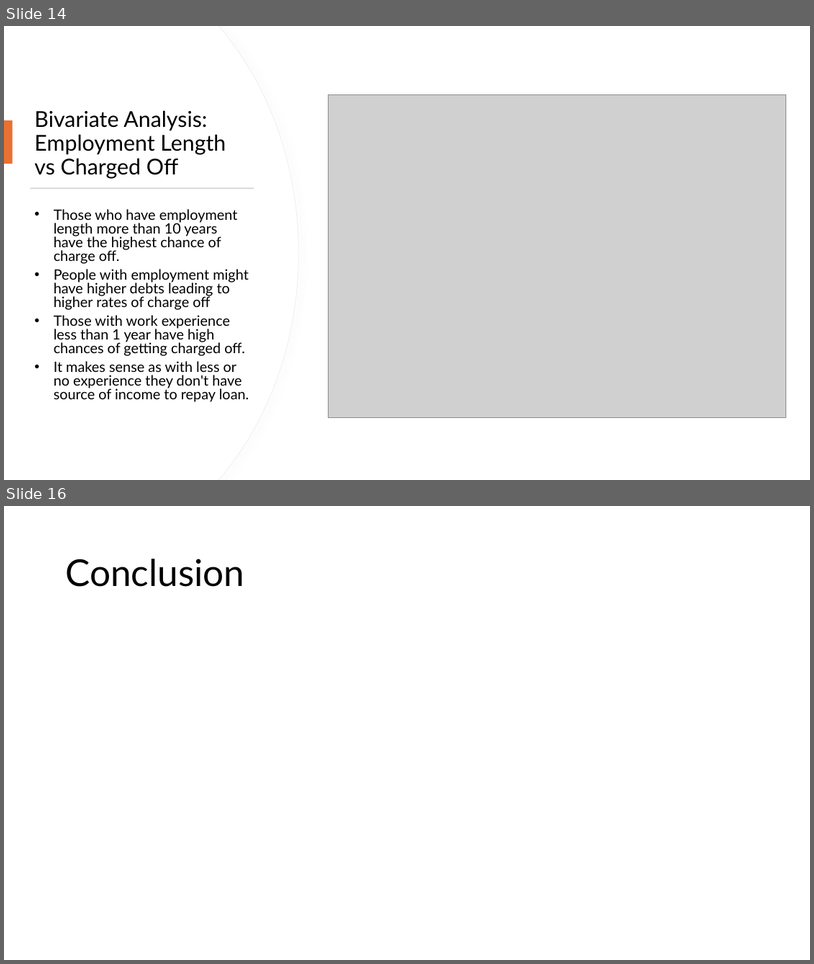
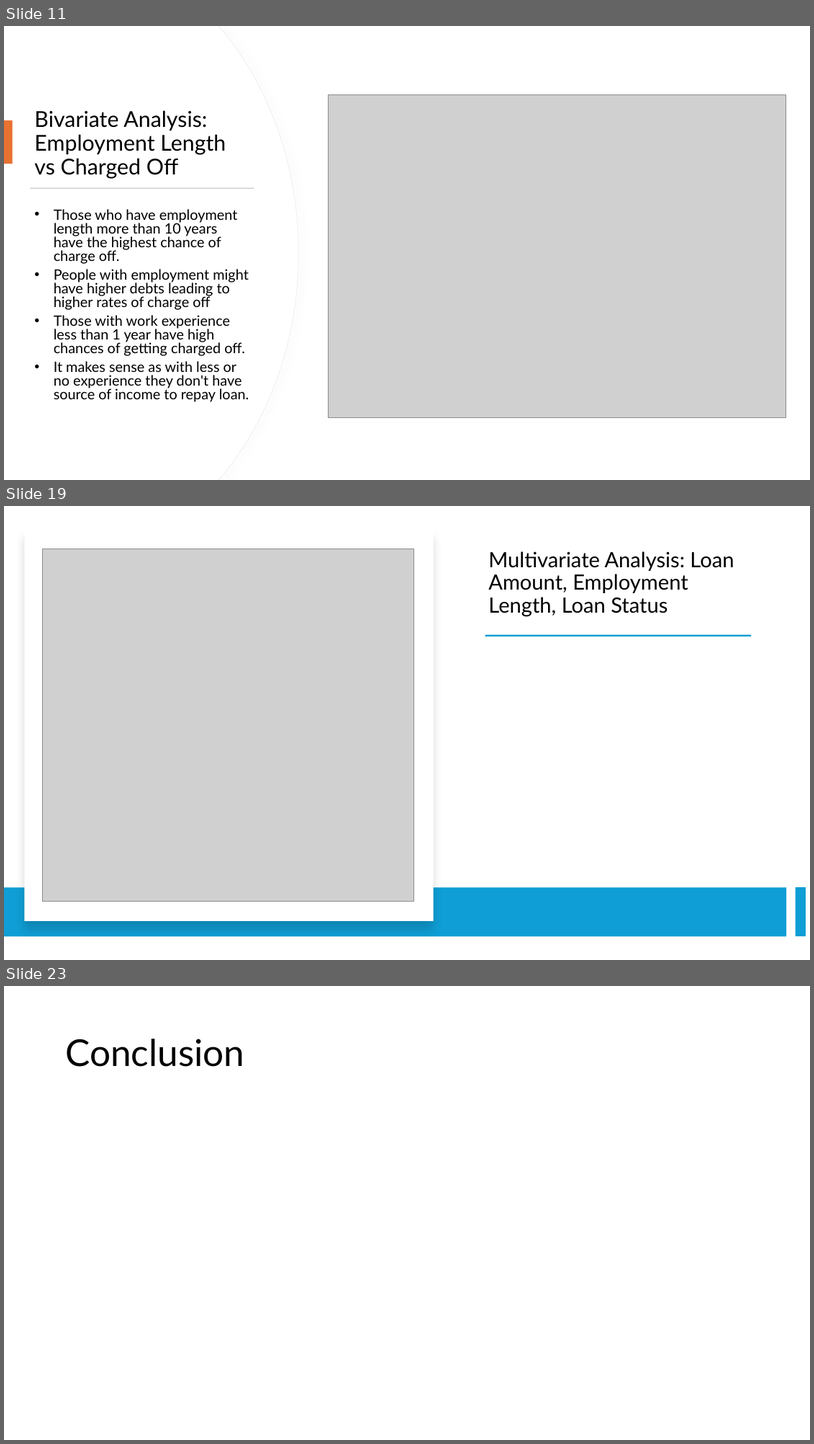
Before and after one commit to chetnapriyadarshini/Lending_Club_Case_Study_EDA, a slide deck: LendingClubCaseStudy_EDA.pptx. Shown one above the other, each under a label of ours: slides 14 and 16 before the commit, slides 11, 19 and 23 after it; the slides between them are not shown. The pictures are 814x964 and 814x1444 pixels, drawn with LibreOffice and Linux fonts; fonts in the diff are those of the drawing; grey boxes stand for pictures. Boxes give left, top, right and bottom in pixels: in the first picture for what was removed or moved away, otherwise in the second. Text is boxed around its words. In the diff, an @@ line names an element or a change of style, - is before the commit and + after.

Commit message:
Added bivariate and multivariate columns

```diff
--- a/LendingClubCaseStudy_EDA.pptx
+++ b/LendingClubCaseStudy_EDA.pptx
@@ slide 19 added at (x1=4, y1=506, x2=810, y2=960), background #FFFFFF @@
@@ rectangle added at (x1=25, y1=530, x2=434, y2=921), fill #FFFFFF @@
@@ picture added at (x1=42, y1=549, x2=414, y2=901) @@
@@ title added at (x1=489, y1=551, x2=734, y2=616), 25 pt, text #000000 @@
+Multivariate Analysis: Loan Amount, Employment Length, Loan Status
@@ rectangle added at (x1=486, y1=635, x2=751, y2=636), fill #0F9ED5 @@
@@ rectangle added at (x1=4, y1=888, x2=787, y2=937), fill #0F9ED5 @@
@@ rectangle added at (x1=796, y1=887, x2=806, y2=936), fill #0F9ED5 @@
@@ what was slide 14 is now slide 11 @@
@@ what was slide 16 is now slide 23 @@
```
Also in this commit, not shown: 7 slides changed, 9 other slides added, 3 slides removed.
